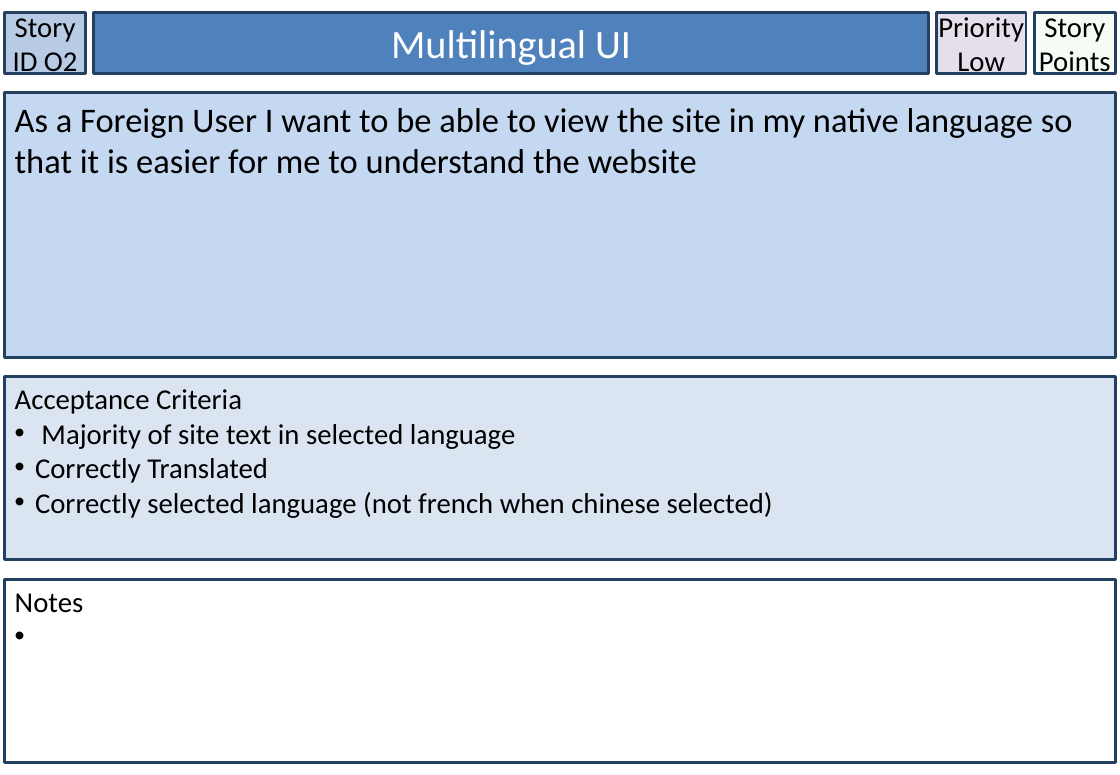
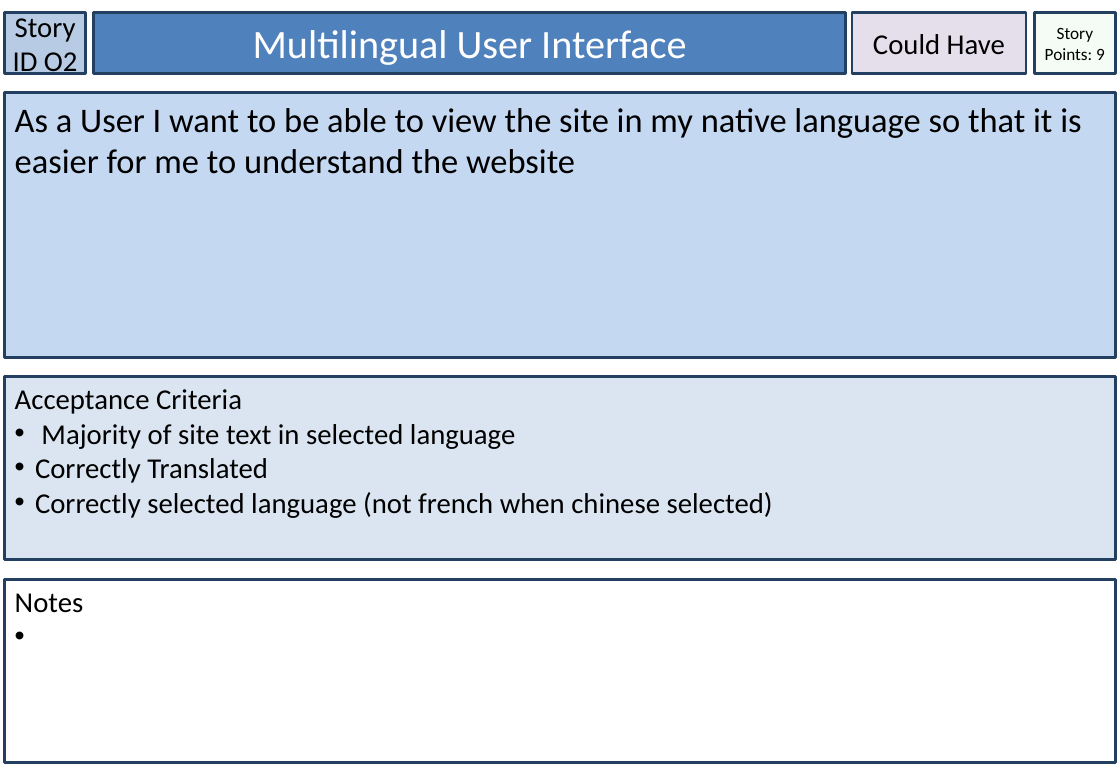
Before and after one commit to LaineBuraga/Discover-Brisbane, a slide deck: slide 12 of User Stories.pptx (slide 14 before the commit). Drawn at 1120x775 pixels with LibreOffice and Linux fonts; fonts in the diff are those of the drawing. Boxes give left, top, right and bottom in pixels: in the first picture for what was removed or moved away, otherwise in the second. Text is boxed around its words. In the diff, an @@ line names an element or a change of style, - is before the commit and + after.

Commit message:
[15/08] latest update on backlog, release sprint plan and user stories

```diff
--- a/User Stories.pptx
+++ b/User Stories.pptx
@@ rectangle "Multilingual User Interface": place and size @@
-rectangle "Multilingual User Interface" at [94,12,929,73]
+rectangle "Multilingual User Interface" at [94,12,846,73]
@@ rectangle added at [852,12,1026,73], fill #E5DFEC, outline #244061 2 pt, 20 pt, text #000000 @@
+Could Have
@@ rectangle removed at [937,12,1027,73] @@
-Priority Low
@@ text in rectangle at [1045,28,1105,60]: text changed; size 20 to 12 pt @@
-Story Points
+Story Points: 9
@@ text in rectangle at [253,30,686,65]: text changed @@
-Multilingual UI
+Multilingual User Interface
@@ text in rectangle at [15,108,1081,174]: text changed @@
-As a Foreign User I want to be able to view the site in my native language so that it is easier for me to understand the website
+As a User I want to be able to view the site in my native language so that it is easier for me to understand the website
```
Also in this commit, not shown: 13 other slides changed, 1 slide added, 19 slides removed, 2 other files.
